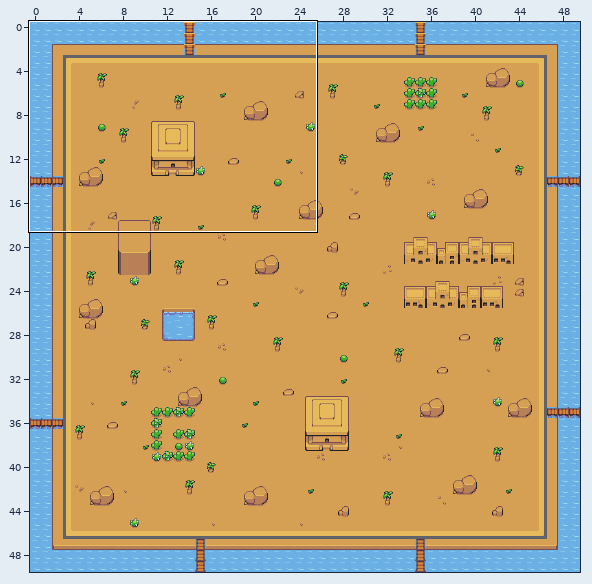
Tiled map: assets/maps/mappa_deserto.tmx. The picture above shows the old version from afar; the outline marks the close-up.
Close-up. Before the commit:
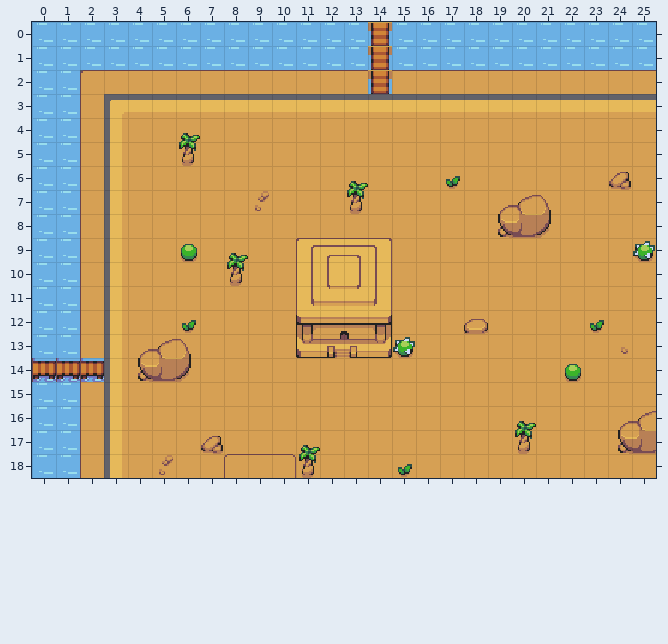
Cells are 16x16 px. Shown: x 0..25, y 0..18. The commit also changed other parts of the map, which this record leaves out.
And afterwards:
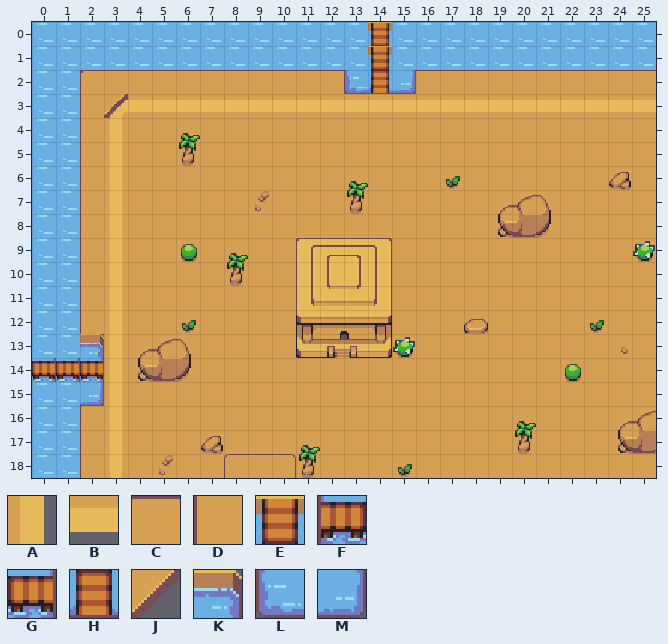
Key: from "deserto": A 16, B 29, C 57, D 70, E 96, F 109, G 111, H 124, J 133, K 139, L 165, M 167.
_ is an empty cell.
From old to new:
{"where": "layer \"collisioni\""}
{"y":2,"x":13,"old":"C","new":"L"}
{"y":2,"x":15,"old":"C","new":"M"}
{"y":3,"x":3,"old":"_","new":"J"}
{"y":13,"x":2,"old":"D","new":"K"}
{"y":15,"x":2,"old":"D","new":"M"}
{"where": "layer \"sfondo\""}
{"y":2,"x":14,"old":"E","new":"H"}
{"y":3,"x":4,"old":"______________________","new":"BBBBBBBBBBBBBBBBBBBBBB"}
{"y":4,"x":3,"old":"_","new":"A"}
{"y":5,"x":3,"old":"_","new":"A"}
{"y":6,"x":3,"old":"_","new":"A"}
{"y":7,"x":3,"old":"_","new":"A"}
{"y":8,"x":3,"old":"_","new":"A"}
{"y":9,"x":3,"old":"_","new":"A"}
{"y":10,"x":3,"old":"_","new":"A"}
{"y":11,"x":3,"old":"_","new":"A"}
{"y":12,"x":3,"old":"_","new":"A"}
{"y":13,"x":3,"old":"_","new":"A"}
{"y":14,"x":0,"old":"FFF_","new":"GGGA"}
{"y":15,"x":3,"old":"_","new":"A"}
{"y":16,"x":3,"old":"_","new":"A"}
{"y":17,"x":3,"old":"_","new":"A"}
{"y":18,"x":3,"old":"_","new":"A"}
{"label":"changed","picture_box":[32,70,656,478]}
